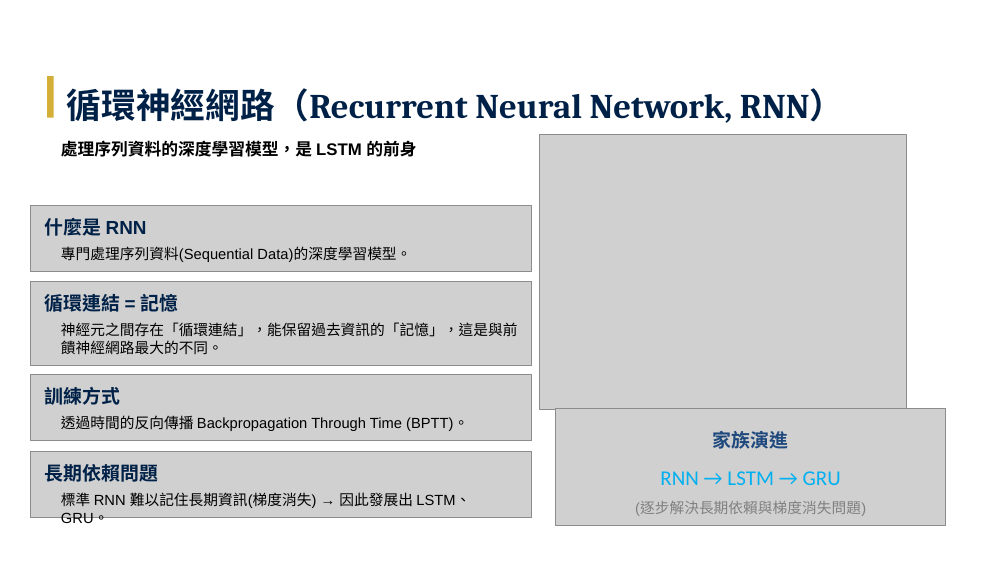
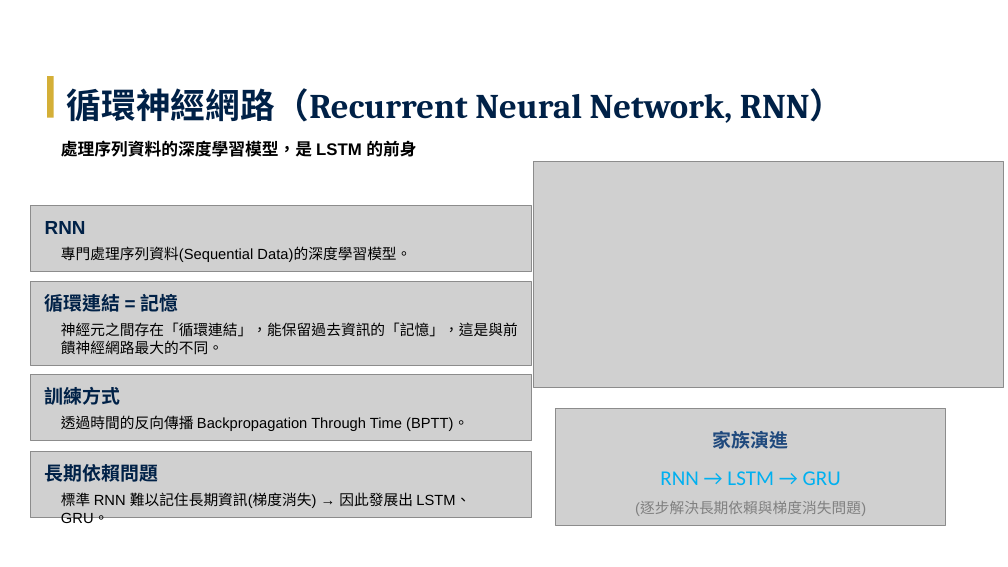
Before and after one commit to Tzu-Lin/ETF-AI-Project, a slide deck: slide 14 of 林子瑜-LLM_ETF_修訂四版_v20260608.pptx (slide 13 before the commit). Drawn at 1008x567 pixels with LibreOffice and Linux fonts; fonts in the diff are those of the drawing; grey boxes stand for pictures. Boxes give left, top, right and bottom in pixels: in the first picture for what was removed or moved away, otherwise in the second. Text is boxed around its words. In the diff, an @@ line names an element or a change of style, - is before the commit and + after.

```diff
--- a/林子瑜-LLM_ETF_修訂四版_v20260608.pptx
+++ b/林子瑜-LLM_ETF_修訂四版_v20260608.pptx
@@ picture: place and size @@
-picture at box(540, 134, 907, 409)
+picture at box(533, 162, 1004, 387)
@@ text at box(45, 221, 86, 234): text changed @@
-什麼是 RNN
+RNN
```
Also in this commit, not shown: 3 other slides changed, 6 slides added, 5 slides removed.
